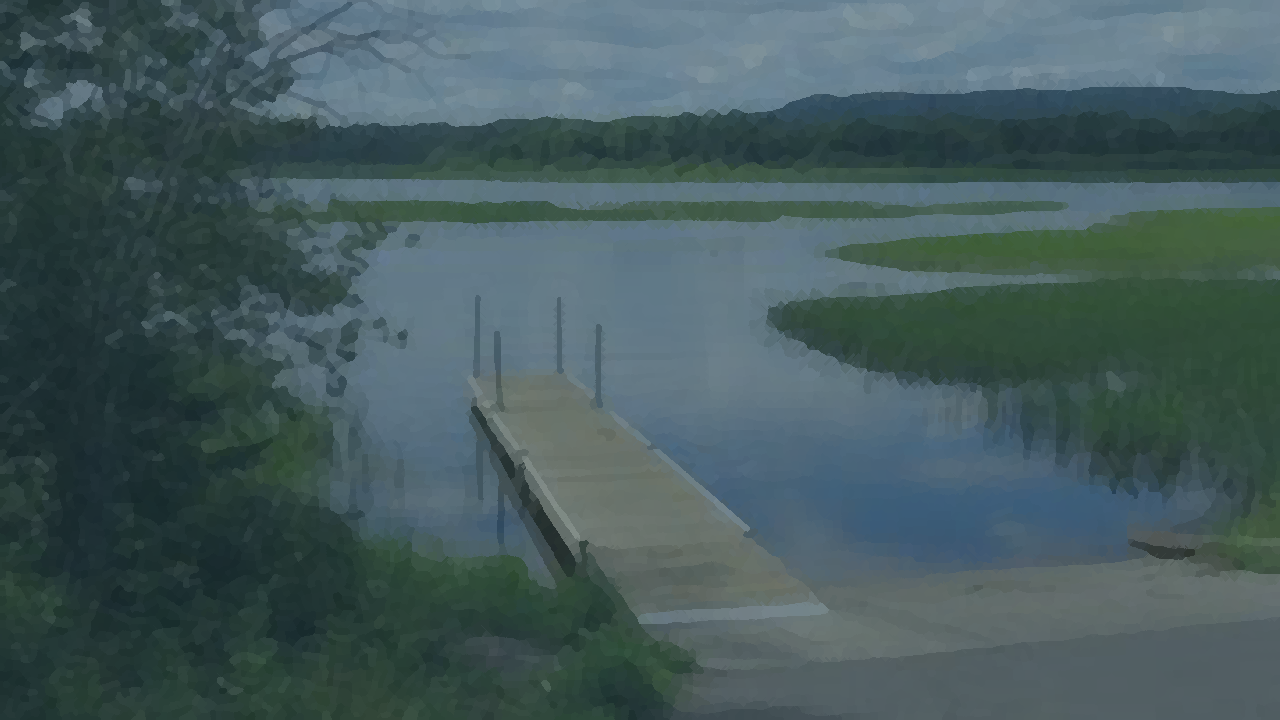
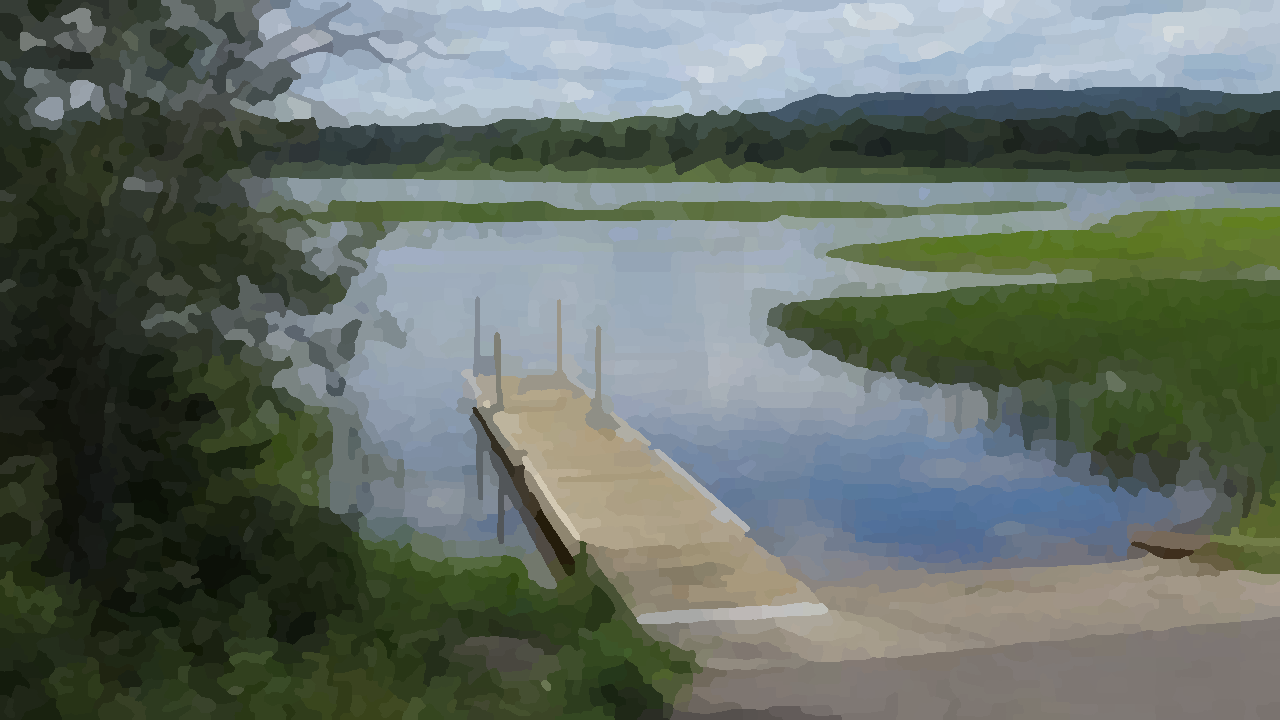
The second 1280 × 720 image is a revision of the first. Changes to its layers:
hid "screen #4" over [0, 0, 1280, 720]
painted on "estuary_dock.png" over [0, 0, 1280, 720]
